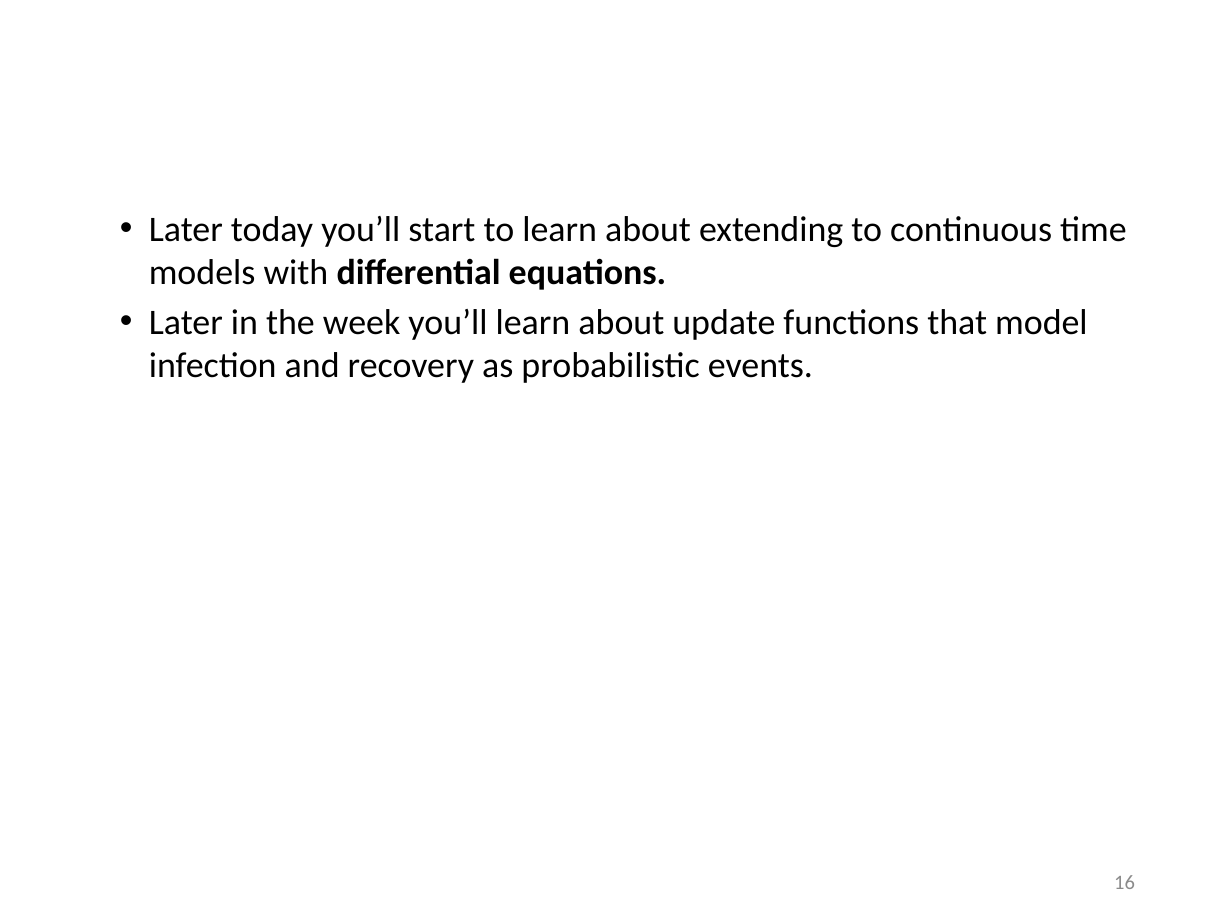
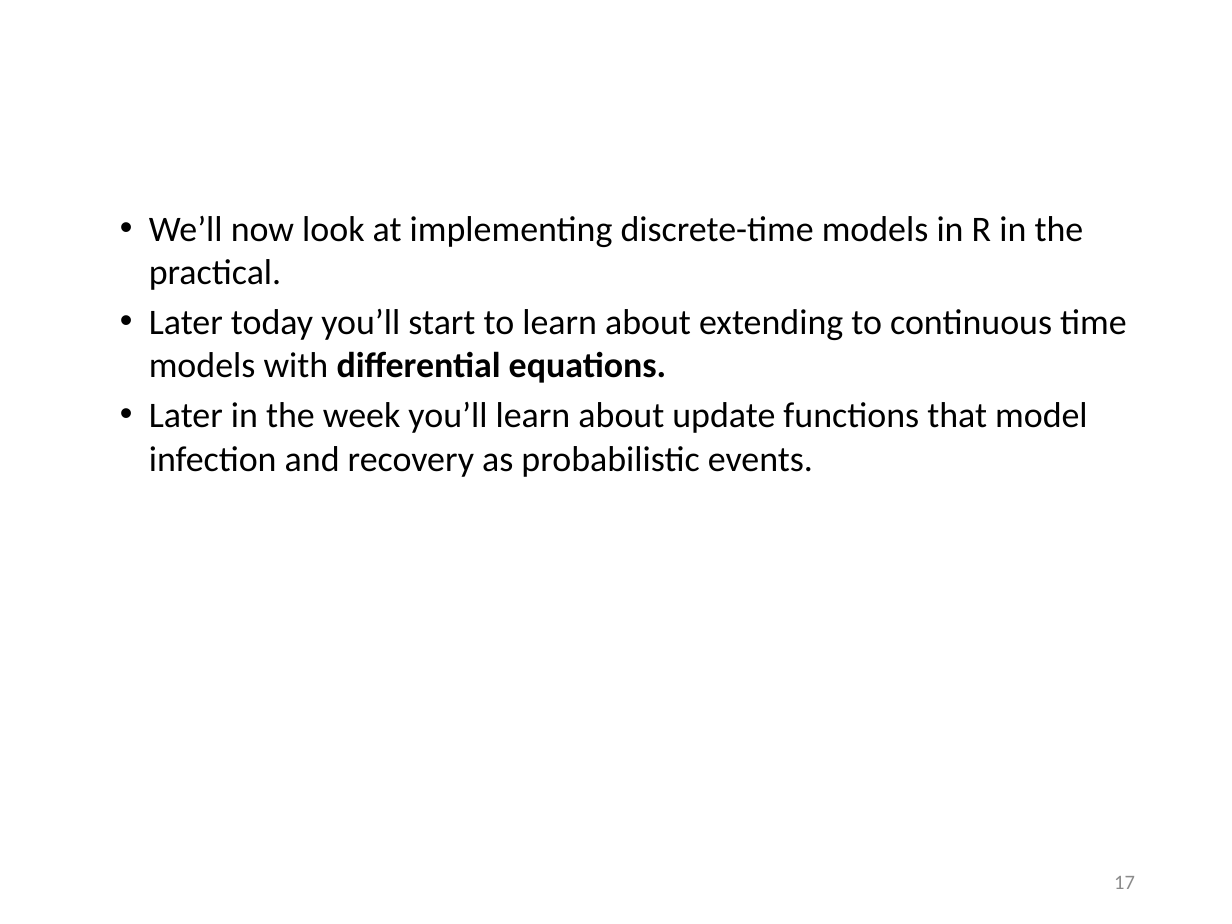
Before and after one commit to cmmid/mtm, a slide deck: slide 18 of slides/Lecture_03_DiscreteDeterministic.pptx (slide 17 before the commit). Drawn at 1232x924 pixels with LibreOffice and Linux fonts; fonts in the diff are those of the drawing; background and template pictures are left out. Boxes give left, top, right and bottom in pixels: in the first picture for what was removed or moved away, otherwise in the second. Text is boxed around its words. In the diff, an @@ line names an element or a change of style, - is before the commit and + after.

```diff
--- a/slides/Lecture_03_DiscreteDeterministic.pptx
+++ b/slides/Lecture_03_DiscreteDeterministic.pptx
@@ text at (x1=149, y1=215, x2=1084, y2=290): paragraph added @@
+  • We’ll now look at implementing discrete-time models in R in the practical.
@@ page number at (x1=1114, y1=876, x2=1135, y2=889): text changed @@
-16
+17
```
Also in this commit, not shown: 1 other slide changed, 1 slide added, 33 other files.
